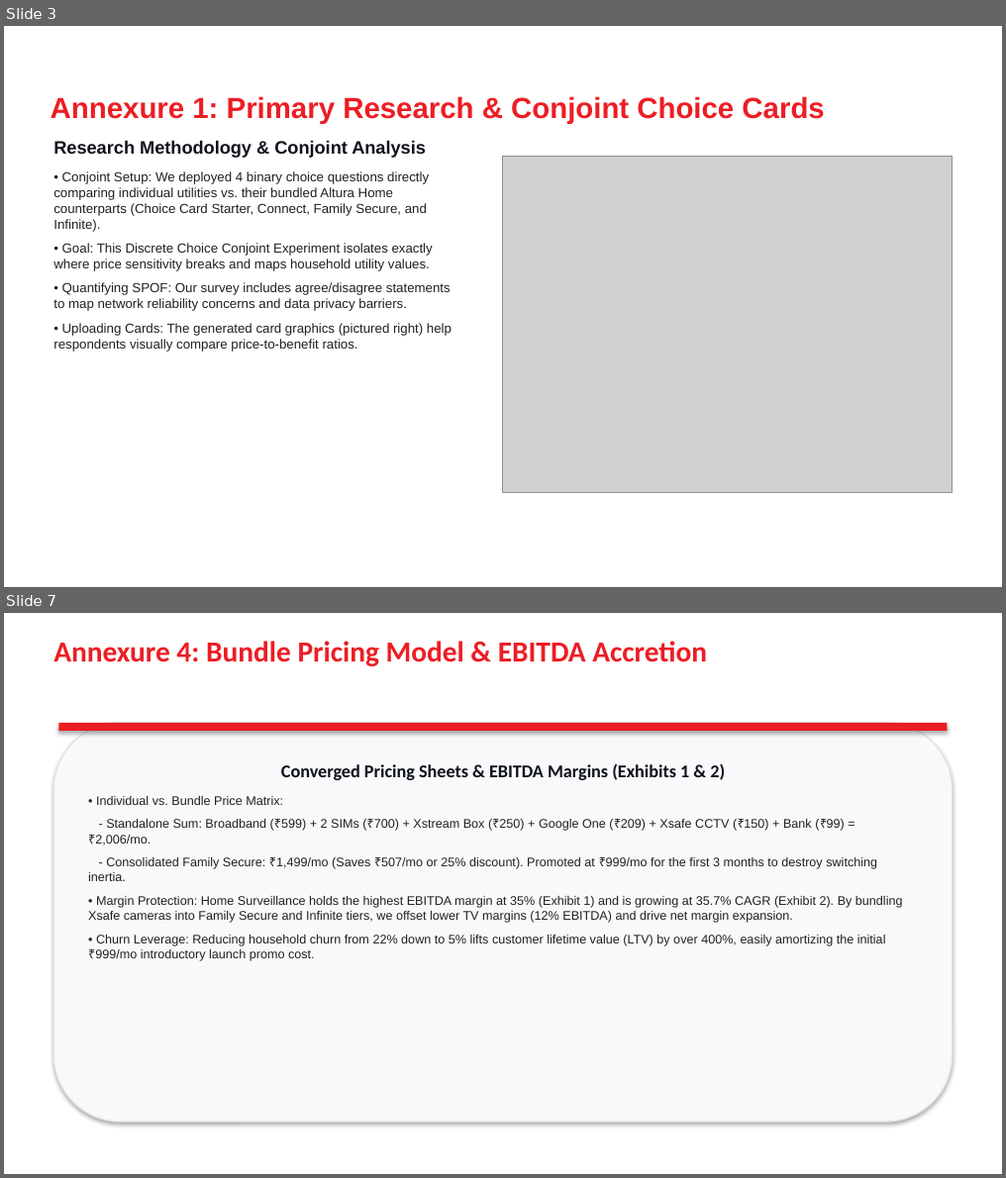
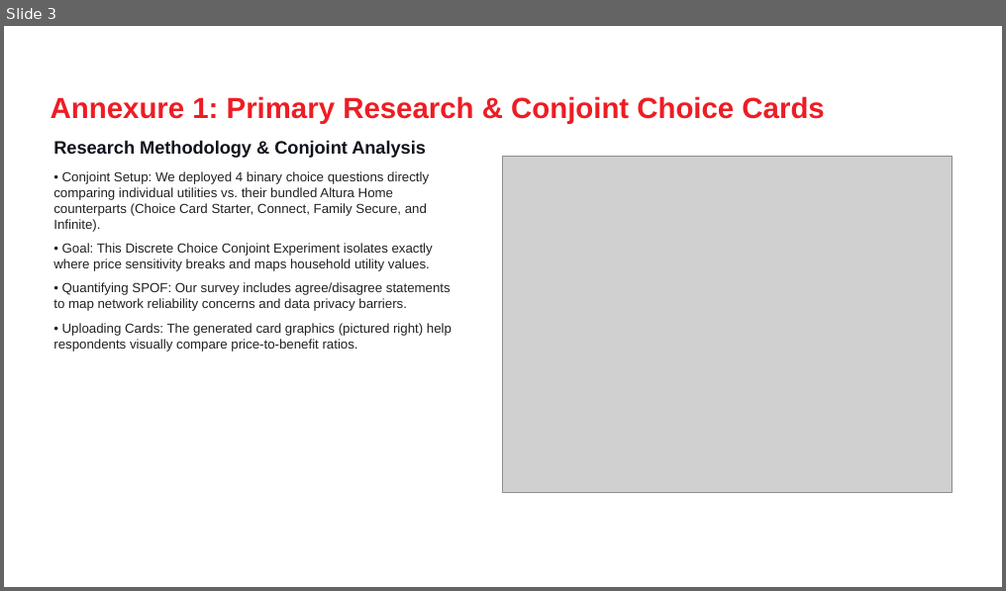
Before and after one commit to parikhniket655/airtel-convergence, a slide deck: Altura_Household_Convergence_Strategy.pptx. Shown one above the other, each under a label of ours: slides 3 and 7 before the commit, slide 3 after it; the slides between them are not shown. The pictures are 1006x1178 and 1006x591 pixels, drawn with LibreOffice and Linux fonts; fonts in the diff are those of the drawing; grey boxes stand for pictures; background and template pictures are left out. Boxes give left, top, right and bottom in pixels: in the first picture for what was removed or moved away, otherwise in the second. Text is boxed around its words. In the diff, an @@ line names an element or a change of style, - is before the commit and + after.

```diff
--- a/Altura_Household_Convergence_Strategy.pptx
+++ b/Altura_Household_Convergence_Strategy.pptx
@@ slide 7 removed at (4,613,1002,1174), background picture (left out) @@
@@ text removed at (54,641,707,666) @@
-Annexure 4: Bundle Pricing Model & EBITDA Accretion
@@ rounded rectangle removed at (54,723,952,1122) @@
-Converged Pricing Sheets & EBITDA Margins (Exhibits 1 & 2)
-• Individual vs. Bundle Price Matrix:
-- Standalone Sum: Broadband (₹599) + 2 SIMs (₹700) + Xstream Box (₹250) + Google One (₹209) + Xsafe CCTV (₹150) + Bank (₹99) = ₹2,006/mo.
-- Consolidated Family Secure: ₹1,499/mo (Saves ₹507/mo or 25% discount). Promoted at ₹999/mo for the first 3 months to destroy switching inertia.
-• Margin Protection: Home Surveillance holds the highest EBITDA margin at 35% (Exhibit 1) and is growing at 35.7% CAGR (Exhibit 2). By bundling Xsafe cameras into Family Secure and Infinite tiers, we offset lower TV margins (12% EBITDA) and drive net margin expansion.
-• Churn Leverage: Reducing household churn from 22% down to 5% lifts customer lifetime value (LTV) by over 400%, easily amortizing the initial ₹999/mo introductory launch promo cost.
@@ rectangle removed at (58,723,947,731) @@
@@ picture removed at (483,723,593,843) @@
```
Also in this commit, not shown: 1 slide changed, 1 slide added, 7 other slides removed.
